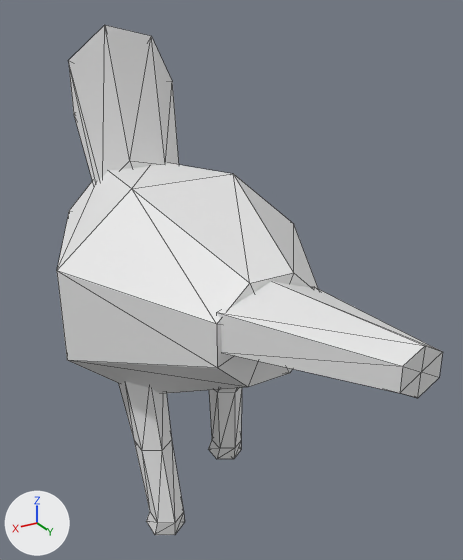
Before and after pictures for a commit that changed the OBJ model data/animals/galinha/walk/1.obj.
The view is the same before and after, from a 50 mm lens placed at (0.308, 0.611, 0.581), pointed at (-0.034, 0.042, 0.297). Every picture has the same lights, and +X, +Y and +Z are marked at lower left. The picture after the commit comes second. Mesh edges are drawn as thin lines. Where no turn or scale is listed for an object, it has been applied to the vertices.

Names of what the first picture shows: 'galinha_walk_1'.
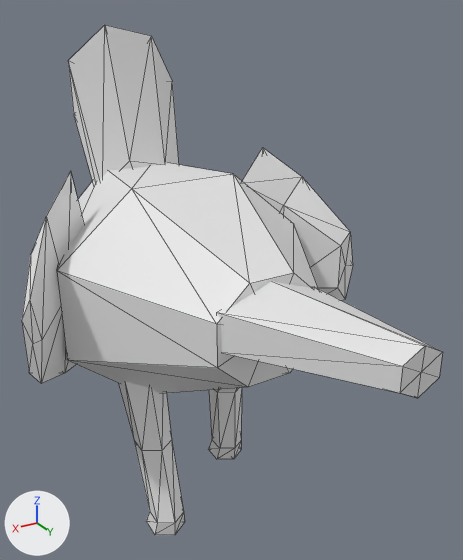
What differs and where, as boxes (x1, y1, x2, y2) in the pictures (463 x 560 px):
'galinha_walk_1', reshaped (9% wider)
    before: (57, 25, 443, 535)
    after: (22, 25, 443, 535)
part 1 of me_galinha_walk_1, added
    after: (242, 147, 353, 300)
part 2 of me_galinha_walk_1, added
    after: (22, 171, 84, 383)

Diff of the bpy script that builds the scene:
```diff
--- a/data/animals/galinha/walk/1.obj.py
+++ b/data/animals/galinha/walk/1.obj.py
@@ me_galinha_walk_1 @@
 # used by ob_galinha_walk_1; location = (0.0, 0.0, 0.0)
-me_galinha_walk_1.from_pydata(...)  # 122 vertices, 220 faces; spans x -0.149..0.149, y -0.301..0.363, z 0.0..0.559
+me_galinha_walk_1.from_pydata(...)  # 156 vertices, 280 faces; spans x -0.202..0.2, y -0.301..0.363, z 0.0..0.559
+# me_galinha_walk_1 part 1: a new loose piece of 17 vertices spanning x -0.202..-0.099, y -0.045..0.054, z 0.202..0.422
+# me_galinha_walk_1 part 2: a new loose piece of 17 vertices spanning x 0.094..0.2, y -0.046..0.054, z 0.202..0.422
```
